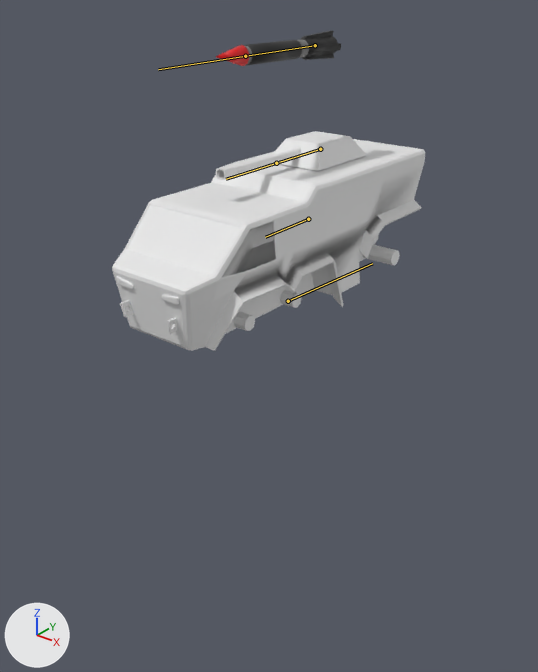
Before and after pictures for a commit that changed the FBX model Kart Proj/Assets/Characters/SGT Tanks/Both/Tank.fbx.
Camera for both pictures: a 50 mm camera at (6.54, -8.66, 4.64) aimed at (-0.47, 0.1, -0.79). Arrows for +X, +Y and +Z are at lower left; the lights stay in place. The bones that bend it are drawn over the model as lines.

In view in the first picture: 'Tank'.
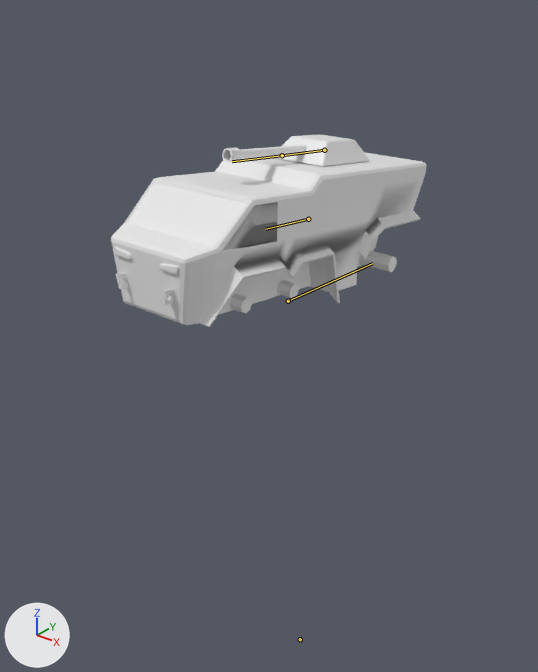
The newer file adds an action. The first version stands in its rest pose; the second is drawn at frame 13 of the action 'Rig|Tank_Damage'.

What differs and where, as boxes (x1, y1, x2, y2) in the pictures (538 x 672 px):
'Tank', posed
    before: (112, 30, 425, 351)
    after: (111, 135, 427, 327)
bone 'Corpo', root to tip
    before: (308, 219) to (265, 237)
    after: (308, 219) to (265, 229)
bone 'Missile', root to tip
    before: (315, 45) to (245, 56)
    after: (300, 639) to (300, 639)

Diff of the bpy script that builds the scene:
```diff
--- a/Kart Proj/Assets/Characters/SGT Tanks/Both/Tank.fbx.py
+++ b/Kart Proj/Assets/Characters/SGT Tanks/Both/Tank.fbx.py
@@ bone_corpo @@
 bone_corpo = bpy.data.objects['Rig'].pose.bones['Corpo']  # child of 'Master'
-bone_corpo.rotation_quaternion = (1.0, 0.0, 0.0, 0.0)  # degrees (0, 0, 0)
+bone_corpo.rotation_quaternion = (0.998, 0.058, 0.0, 0.0)  # degrees (7, 0, 0)
@@ bone_missile @@
 bone_missile = bpy.data.objects['Rig'].pose.bones['Missile']  # child of 'Master'
-bone_missile.location = (0.0, 0.0, 0.0)
-bone_missile.rotation_quaternion = (1.0, 0.0, 0.0, 0.0)  # degrees (0, 0, 0)
-bone_missile.scale = (1.0, 1.0, 1.0)
+bone_missile.location = (0.0, 0.24, -11.6)
+bone_missile.rotation_quaternion = (0.0, 0.0, 0.0, 2.0)  # degrees (0, 0, 180)
+bone_missile.scale = (0.0, 0.0, 0.0)
```
